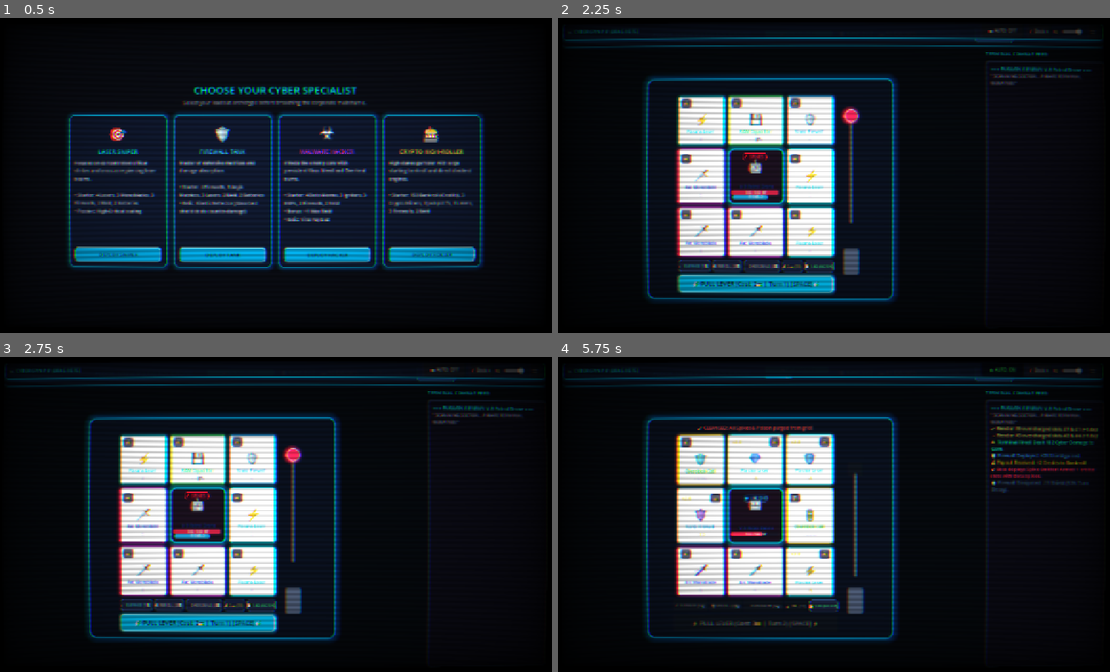
Above: before the commit, frames 1-4 (two rows, left to right).
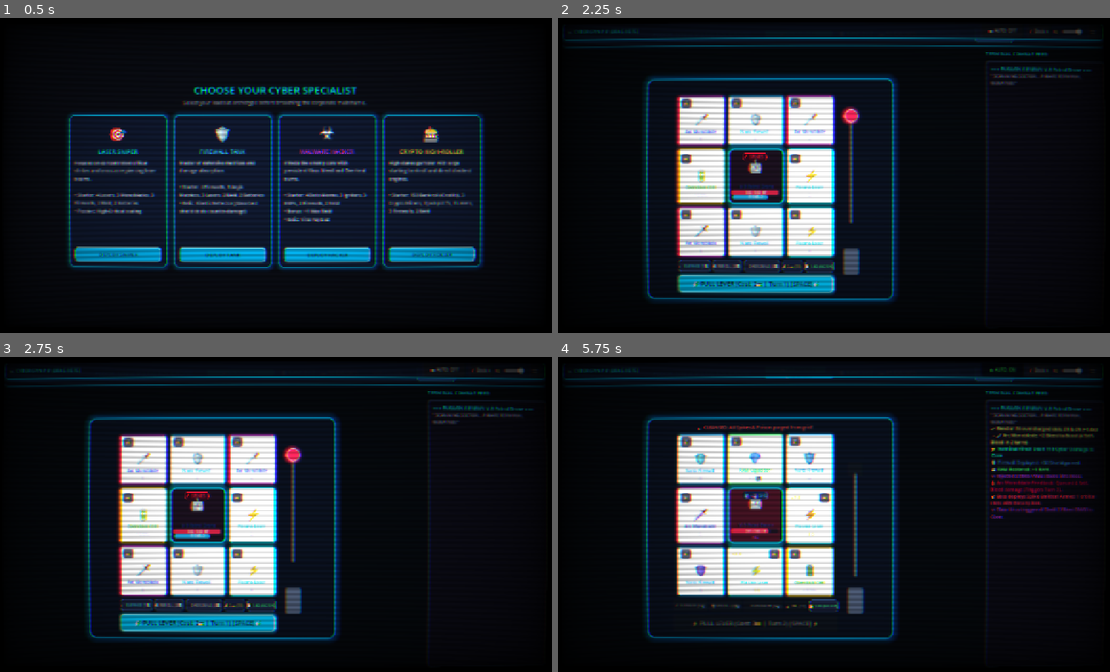
Above: after the commit, the same moments.

Repository: Rajintx/cyberspin
Game: Godot game, scene res://scenes/main.tscn
Same seed, same stepped clock (60 frames per second), same inputs: the game is played once before the commit and once after it.
Inputs:
- Up to frame 1 (0.5 s): no input
- Up to frame 2 (2.25 s): click "DEPLOY SNIPER" at 0.5 s; click "📺 PiP MODE" at 1.25 s; click "🤖 Patrol Drone" at 2 s
- Up to frame 3 (2.75 s): no input
- Up to frame 4 (5.75 s): click "📺 PiP MODE" at 2.75 s; click "🔓" at 3.5 s; click "🔒" at 4.25 s; click "🧹 CLEANSE (1💾)" at 5 s

Frame 1 is identical in both runs. In frame 2, 2.5% of the frame differs, in the area x 21-51%, y 24-77%; in frame 3, 2.5%; in frame 4, 8.3%, in the area x 21-98%, y 6-77%.

Commit message:
feat: implement Plasma Laser 1-round cooldown with 8 DMG/+0.5 Mult, Arc Monoblade enemy bleed & 2-round self-bleed, Nano Firewall 6 shield with 2-turn decay, and reduce RAM Capacitor to 1 qty in Sniper deck

Diff:
--- a/scripts/models/run_state.gd
+++ b/scripts/models/run_state.gd
@@ -63,17 +63,17 @@
 	all_relic_library.clear()
 	all_enemy_library.clear()
 
-	# 1. Plasma Laser (Attack)
+	# 1. Plasma Laser (Attack - Cooldown)
 	var laser := SymbolData.new()
 	laser.id = "laser"
 	laser.display_name = "Plasma Laser"
 	laser.symbol_type = SymbolData.SymbolType.ATTACK
-	laser.base_chips = 4
-	laser.mult_add = 0.3
+	laser.base_chips = 8
+	laser.mult_add = 0.5
 	laser.icon_glyph = "⚡"
 	laser.icon_color = Color(0.0, 0.95, 1.0)
 	laser.glow_color = Color(0.0, 0.7, 1.0, 0.4)
-	laser.description = "Deals 4 Base Chips (+0.3 Mult) Cyber Damage."
+	laser.description = "High-energy cyber laser (8 Chips, +0.5 Mult). Enters 1-Round Cooldown after firing."
 	all_symbol_library.append(laser)
 
 	# 2. Hyper Railgun (High Attack)
@@ -90,30 +90,30 @@
 	railgun.description = "Heavy artillery dealing 9 Base Chips (+0.6 Mult) Piercing Damage."
 	all_symbol_library.append(railgun)
 
-	# 3. Arc Monoblade (High Mult Attack)
+	# 3. Arc Monoblade (High Mult Attack - Dual Bleed)
 	var blade := SymbolData.new()
 	blade.id = "arc_blade"
 	blade.display_name = "Arc Monoblade"
 	blade.symbol_type = SymbolData.SymbolType.ATTACK
-	blade.base_chips = 6
-	blade.mult_add = 1.0
+	blade.base_chips = 5
+	blade.mult_add = 0.8
 	blade.rarity = SymbolData.Rarity.UNCOMMON
 	blade.icon_glyph = "🗡️"
 	blade.icon_color = Color(0.9, 0.2, 0.9)
 	blade.glow_color = Color(0.8, 0.1, 0.8, 0.5)
-	blade.description = "High-critical blade delivering 6 Chips (+1.0 Mult)."
+	blade.description = "Delivers 5 Chips (+0.8 Mult) and applies +2 Bleed to Boss, but triggers 4 Delayed Self-Bleed after 2 rounds."
 	all_symbol_library.append(blade)
 
-	# 4. Nano Firewall (Shield)
+	# 4. Nano Firewall (Shield - 2 Turn Decay)
 	var shield := SymbolData.new()
 	shield.id = "firewall"
 	shield.display_name = "Nano Firewall"
 	shield.symbol_type = SymbolData.SymbolType.SHIELD
-	shield.base_chips = 5
+	shield.base_chips = 6
 	shield.icon_glyph = "🛡️"
 	shield.icon_color = Color(0.1, 0.7, 1.0)
 	shield.glow_color = Color(0.1, 0.5, 0.9, 0.4)
-	shield.description = "Deploys +5 Firewall Shield to protect Bankroll."
+	shield.description = "Deploys +6 Firewall Shield to protect Bankroll. Shield decays every 2 rounds."
 	all_symbol_library.append(shield)
 
 	# 5. Aegis Matrix (Heavy Shield)
@@ -589,7 +589,7 @@
 			_add_starter_symbols("laser", 4)
 			_add_starter_symbols("arc_blade", 3)
 			_add_starter_symbols("firewall", 3)
-			_add_starter_symbols("ram_bit", 2)
+			_add_starter_symbols("ram_bit", 1)
 			_add_starter_symbols("battery", 2)
 		SpecialistClass.TANK:
 			credits = 50
--- a/scripts/systems/combat_manager.gd
+++ b/scripts/systems/combat_manager.gd
@@ -21,6 +21,7 @@
 
 var current_enemy: EnemyData
 var is_resolving_turn: bool = false
+var pending_self_bleeds: Array[Dictionary] = []
 
 func _ready() -> void:
 	boss_core = orbital_slot_machine.boss_core
@@ -173,6 +174,14 @@
 	if glitch > 0:
 		boss_core.add_status("GLITCH", glitch)
 		_log("[color=#ff0088]👾 Glitch Injected (%d Stacks)! Boss is Vulnerable (+50%% DMG).[/color]" % glitch)
+
+	# Queue Monoblade Delayed Self-Bleed (triggers after 2 turns)
+	var self_bleeds: int = eval_result.get("self_bleed_count", 0)
+	if self_bleeds > 0:
+		var trigger_turn: int = RunState.battle_turn_number + 2
+		var total_self_dmg: int = self_bleeds * 4
+		pending_self_bleeds.append({"turn": trigger_turn, "damage": total_self_dmg})
+		_log("[color=#ff0055]🩸 Arc Monoblade Feedback: Queued %d Self-Bleed damage (Triggers Turn %d).[/color]" % [total_self_dmg, trigger_turn])
 
 	if creds > 0:
 		RunState.add_credits(creds)
@@ -274,15 +283,26 @@
 
 	boss_core.advance_intent()
 
-	# C. 50% Active Shield Decay at Turn End
-	if RunState.player_shield > 0:
+	# C. Trigger Delayed Monoblade Self-Bleeds
+	var remaining_bleeds: Array[Dictionary] = []
+	for bleed in pending_self_bleeds:
+		if RunState.battle_turn_number >= bleed.get("turn", 0):
+			var delayed_dmg: int = bleed.get("damage", 0)
+			_log("[color=#ff0055]🩸 Monoblade Delayed Self-Bleed Triggered! -%d Credits from Bankroll.[/color]" % delayed_dmg)
+			_apply_damage_to_player(delayed_dmg)
+		else:
+			remaining_bleeds.append(bleed)
+	pending_self_bleeds = remaining_bleeds
+
+	# D. 50% Active Shield Decay every 2 turns
+	if RunState.battle_turn_number % 2 == 0 and RunState.player_shield > 0:
 		var decayed_shield := int(floor(float(RunState.player_shield) * 0.5))
 		var lost := RunState.player_shield - decayed_shield
 		RunState.set_shield(decayed_shield)
 		if lost > 0:
-			_log("[color=#4477aa]🛡️ Firewall Dissipated: -%d Shield (50%% Turn Decay).[/color]" % lost)
-
-	# D. Advance Battle Turn
+			_log("[color=#4477aa]🛡️ Firewall Dissipated: -%d Shield (2-Turn Decay Cycle).[/color]" % lost)
+
+	# E. Advance Battle Turn
 	RunState.start_new_battle_turn()
 	is_resolving_turn = false
 
@@ -382,6 +402,9 @@
 
 func reset_combat_visuals() -> void:
 	log_label.text = ""
+	pending_self_bleeds.clear()
+	if is_instance_valid(orbital_slot_machine):
+		orbital_slot_machine.is_laser_on_cooldown = false
 	for node in get_tree().get_nodes_in_group("floating_text"):
 		node.queue_free()
 	player_shield_bar.visible = false
--- a/scripts/systems/orbital_evaluator.gd
+++ b/scripts/systems/orbital_evaluator.gd
@@ -24,10 +24,11 @@
 
 static func evaluate_spin(
 	grid_symbols: Array[SymbolData],
-	is_boss_vulnerable: bool = false,
-	active_relics: Array[RelicData] = [],
+	is_boss_vulnerable: bool,
+	active_relics: Array[RelicData],
 	bet_mult: float = 1.0,
-	bankroll: int = 100
+	bankroll: int = 100,
+	is_laser_on_cooldown: bool = false
 ) -> Dictionary:
 	var result := {
 		"total_damage": 0,
@@ -41,7 +42,9 @@
 		"lines_triggered": [],
 		"synergy_notes": [],
 		"slot_multipliers": [1.0, 1.0, 1.0, 1.0, 1.0, 1.0, 1.0, 1.0],
-		"is_jackpot_fever": false
+		"is_jackpot_fever": false,
+		"laser_fired": false,
+		"self_bleed_count": 0
 	}
 
 	if grid_symbols.size() < 8:
@@ -117,8 +120,22 @@
 
 		match sym.symbol_type:
 			SymbolData.SymbolType.ATTACK:
-				raw_attack_chips += int(round(sym.base_chips * slot_mult))
-				total_attack_mult += sym.mult_add
+				if sym.id == "laser":
+					if is_laser_on_cooldown:
+						result.synergy_notes.append("⚡ Plasma Laser on Cooldown (1 Round)! Inactive.")
+					else:
+						raw_attack_chips += int(round(sym.base_chips * slot_mult))
+						total_attack_mult += sym.mult_add
+						result["laser_fired"] = true
+				elif sym.id == "arc_blade":
+					raw_attack_chips += int(round(sym.base_chips * slot_mult))
+					total_attack_mult += sym.mult_add
+					result.virus_stacks += 2
+					result["self_bleed_count"] += 1
+					result.synergy_notes.append("🗡️ Arc Monoblade: +2 Bleed to Boss! (4 Self-Bleed in 2 turns)")
+				else:
+					raw_attack_chips += int(round(sym.base_chips * slot_mult))
+					total_attack_mult += sym.mult_add
 			SymbolData.SymbolType.SHIELD:
 				var eff_shd: int = int(round(sym.base_chips * slot_mult * bet_mult))
 				result.total_shield += eff_shd
--- a/scripts/ui/orbital_slot_machine.gd
+++ b/scripts/ui/orbital_slot_machine.gd
@@ -32,6 +32,7 @@
 
 var is_spinning: bool = false
 var can_spin: bool = true
+var is_laser_on_cooldown: bool = false
 var _lever_initial_pos: Vector2
 
 # Payline drawing overlays
@@ -313,7 +314,13 @@
 	var is_vuln: bool = (boss_core.glitch_stacks > 0)
 	var active_relics: Array[RelicData] = RunState.relics
 	var bet_mult: float = RunState.get_current_mult()
-	var eval_result := OrbitalEvaluator.evaluate_spin(symbols, is_vuln, active_relics, bet_mult, RunState.credits)
+	var eval_result := OrbitalEvaluator.evaluate_spin(symbols, is_vuln, active_relics, bet_mult, RunState.credits, is_laser_on_cooldown)
+
+	# Update laser cooldown cycle for next turn
+	if is_laser_on_cooldown:
+		is_laser_on_cooldown = false
+	elif eval_result.get("laser_fired", false):
+		is_laser_on_cooldown = true
 
 	# Apply slot multiplier labels
 	for i in range(8):
